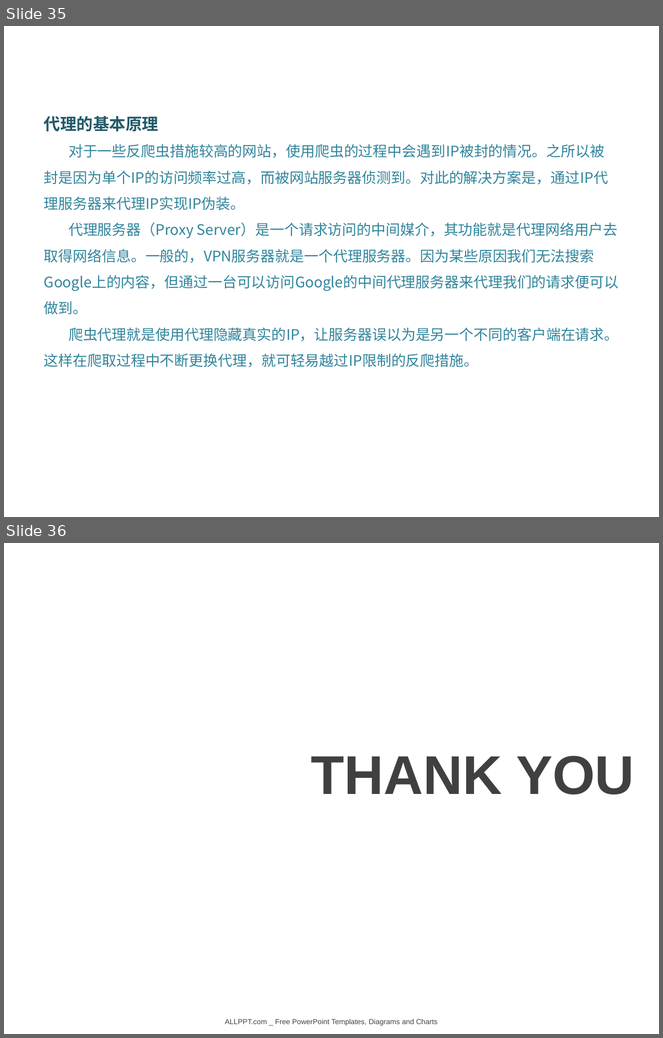
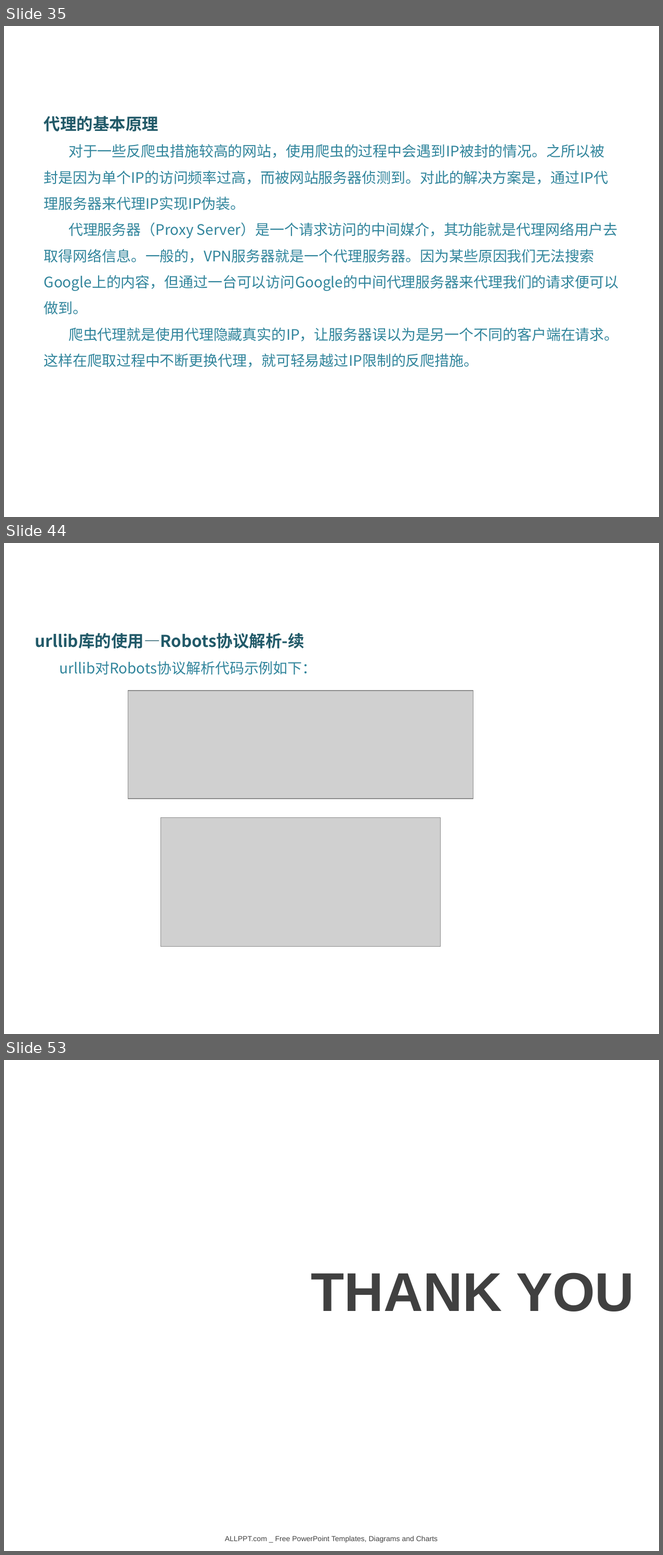
Before and after one commit to DataScienceCoding/Python-Web-Crawler, a slide deck: Python-Web-Crawler.pptx. Shown one above the other, each under a label of ours: slides 35 and 36 before the commit, slides 35, 44 and 53 after it; the slides between them are not shown. The pictures are 663x1038 and 663x1555 pixels, drawn with LibreOffice and Linux fonts; fonts in the diff are those of the drawing; grey boxes stand for pictures; background and template pictures are left out. Boxes give left, top, right and bottom in pixels: in the first picture for what was removed or moved away, otherwise in the second. Text is boxed around its words. In the diff, an @@ line names an element or a change of style, - is before the commit and + after.

```diff
--- a/Python-Web-Crawler.pptx
+++ b/Python-Web-Crawler.pptx
@@ slide 44 added at (4,543,659,1034), background picture (left out) @@
@@ text added at (35,633,317,675), 16 pt, text #31859C @@
+urllib库的使用—Robots协议解析-续
+urllib对Robots协议解析代码示例如下：
@@ picture added at (128,691,473,798) @@
@@ picture added at (161,818,440,947) @@
@@ what was slide 36 is now slide 53 @@
```
Also in this commit, not shown: 16 other slides added, 7 other files.
